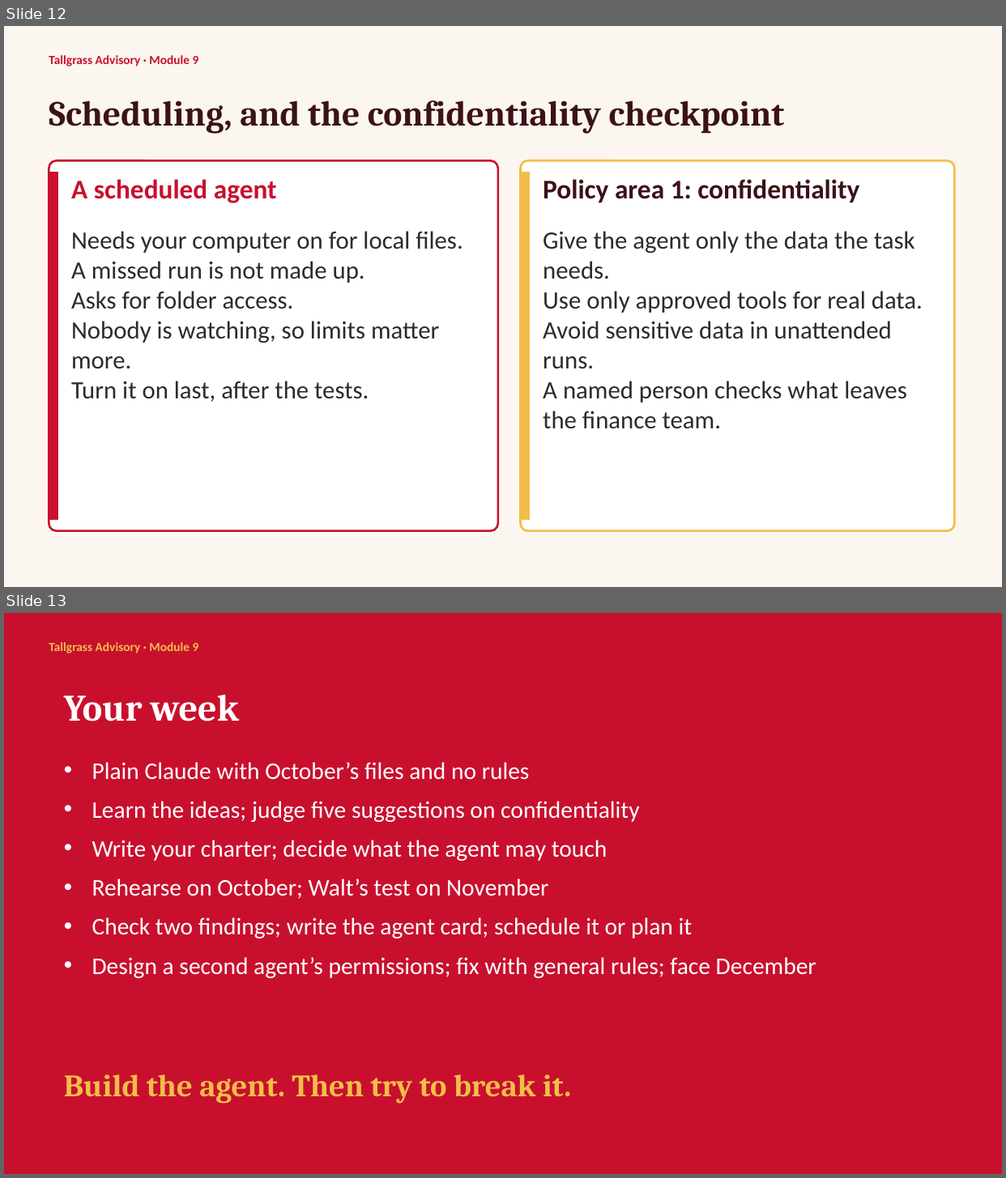
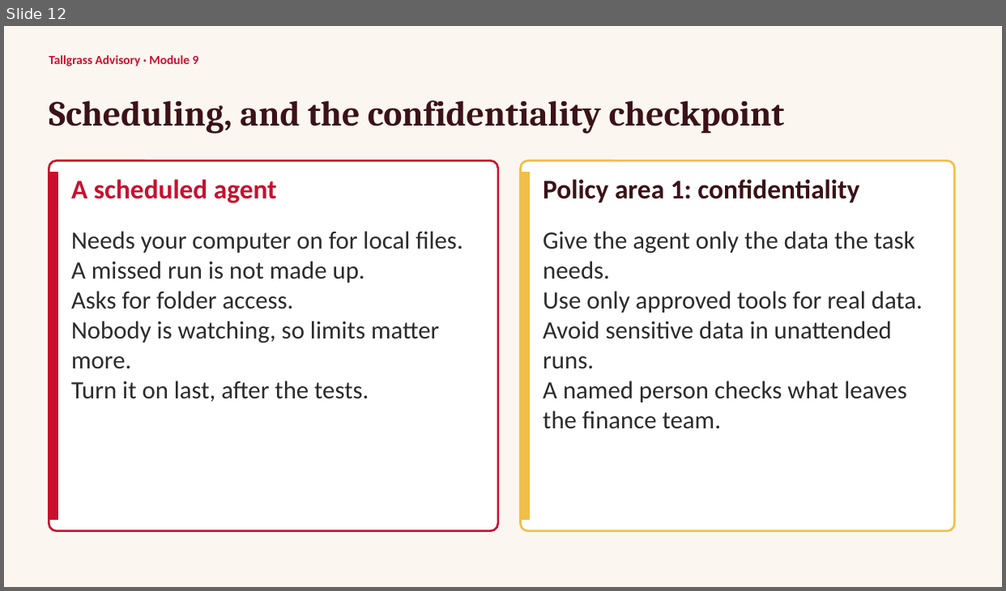
Before and after one commit to bradtrinkle/acct4420-course, a slide deck: downloads/module-9-slides.pptx. Shown one above the other, each under a label of ours: slides 12 and 13 before the commit, slide 12 after it. The pictures are 1006x1178 and 1006x591 pixels, drawn with LibreOffice and Linux fonts; fonts in the diff are those of the drawing. Boxes give left, top, right and bottom in pixels: in the first picture for what was removed or moved away, otherwise in the second. Text is boxed around its words. In the diff, an @@ line names an element or a change of style, - is before the commit and + after.

```diff
--- a/downloads/module-9-slides.pptx
+++ b/downloads/module-9-slides.pptx
@@ slide 13 removed at <box>4,613,1002,1174</box>, background #C8102E @@
@@ text removed at <box>49,642,199,653</box> @@
-Tallgrass Advisory · Module 9
@@ text removed at <box>64,695,239,722</box> @@
-Your week
@@ text removed at <box>92,762,816,978</box> @@
-• Plain Claude with October’s files and no rules
-• Learn the ideas; judge five suggestions on confidentiality
-• Write your charter; decide what the agent may touch
-• Rehearse on October; Walt’s test on November
-• Check two findings; write the agent card; schedule it or plan it
-• Design a second agent’s permissions; fix with general rules; face December
@@ text removed at <box>64,1075,571,1104</box> @@
-Build the agent. Then try to break it.
```
Also in this commit, not shown: 1 slide added, 29 other files.
